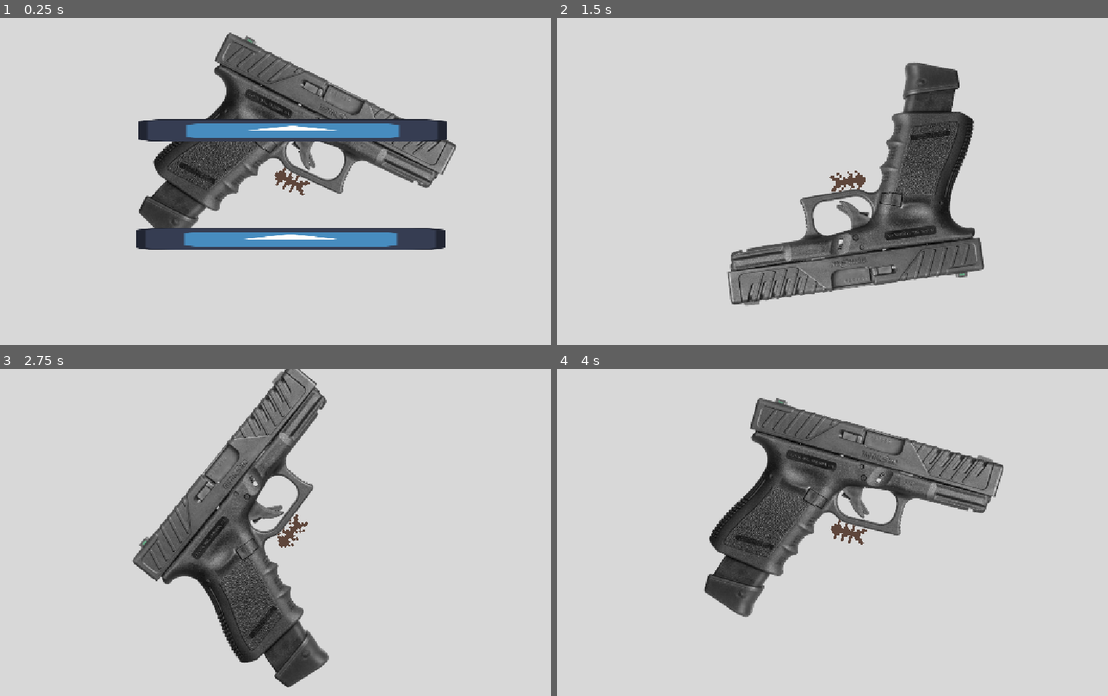
Above: before the commit, frames 1-4 (two rows, left to right).
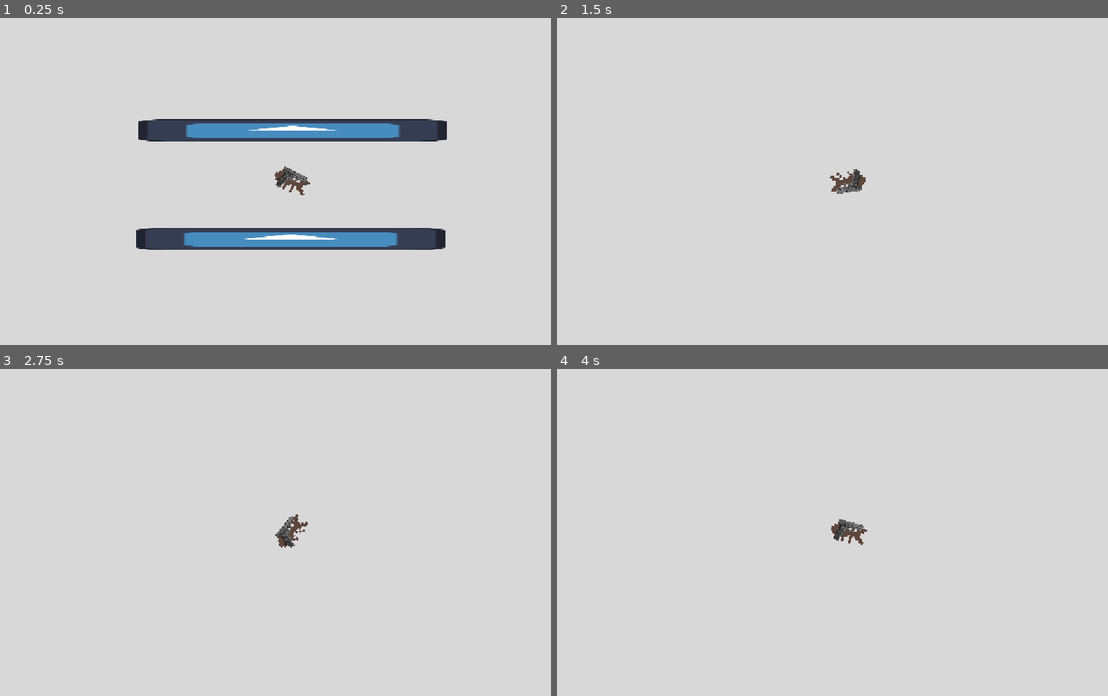
Above: after the commit, the same moments.

Repository: XBotDoesStuff/DTAS-1.5
Game: Godot game, scene res://Levels/testing-floor.tscn
Two runs of this game, one before a commit and one after it. Both use one fixed random seed, a clock stepped at 60 frames per second and the inputs below. The engine's default icon, where the game draws it, is replaced by a stand-in: a white triangle on a blue panel in a dark square.
Inputs (mouse positions are in pixels of both pictures, inside the frame that each line leads up to):
- Up to frame 1 (0.25 s): no input
- Up to frame 2 (1.5 s): tap Enter at 0.5 s; move the mouse to (975, 165) at 0.52 s; hold D (move_right) 0.53-1.28 s; tap Space (dash) at 0.6, 1.35 s; move the mouse to (733, 197) at 1.27 s; hold S (move_down) from 1.28 s (still down)
- Up to frame 3 (2.75 s): tap Space (dash) at 2, 2.1 s; move the mouse to (347, 460) at 2.02 s; release S (move_down) at 2.03 s; hold D (move_right) from 2.03 s (still down)
- Up to frame 4 (4 s): tap Enter at 2.75 s; move the mouse to (821, 597) at 2.77 s; release D (move_right) at 2.78 s; hold W (move_up) 2.78-3.53 s; tap Space (dash) at 2.85, 3.6 s; move the mouse to (1025, 581) at 3.52 s; hold A (move_left) from 3.53 s (still down)

The runs differ from the first frame. In frame 1, 12% of the frame differs, in the area x 25-83%, y 4-65%; in frame 2, 15%, in the area x 30-78%, y 13-88%; in frame 3, 15%; in frame 4, 15%.

Commit message:
Fixed @tool for player weapon

Diff:
--- /dev/null
+++ b/Resources/WeaponStats/AK47.tres
@@ -0,0 +1,7 @@
+[gd_resource type="Resource" script_class="WeaponStats" load_steps=2 format=3 uid="uid://bjdj5rfakv2cs"]
+
+[ext_resource type="Script" uid="uid://4hexwyotsioq" path="res://Scripts/weaponStats.gd" id="1_v7kme"]
+
+[resource]
+script = ExtResource("1_v7kme")
+metadata/_custom_type_script = "uid://4hexwyotsioq"
--- a/Resources/WeaponStats/Glock18.tres
+++ b/Resources/WeaponStats/Glock18.tres
@@ -17,6 +17,7 @@
 [resource]
 script = ExtResource("1_ol4di")
 sprite = SubResource("SpriteFrames_5b51p")
+sprite_scale = Vector2(0.1, 0.1)
 proj_count = 1
 proj_force = 1.0
 proj_range = 1000.0
--- a/Scenes/Player/Player.tscn
+++ b/Scenes/Player/Player.tscn
@@ -58,6 +58,9 @@
 weapon_stats = ExtResource("6_4wape")
 
 [node name="AnimatedSprite2D" type="AnimatedSprite2D" parent="Weapon"]
-sprite_frames = SubResource("SpriteFrames_ude3g")
+scale = Vector2(0.1, 0.1)
+sprite_frames = SubResource("SpriteFrames_t26db")
+
+[node name="Muzzle" type="Marker2D" parent="Weapon"]
 
 [connection signal="timeout" from="DashTimer" to="." method="_on_dash_timer_timeout"]
--- a/Scripts/weapon.gd
+++ b/Scripts/weapon.gd
@@ -1,26 +1,21 @@
 @tool
 extends Node2D
 
-@export var weapon_stats : WeaponStats
+@export var weapon_stats : WeaponStats:
+	set(value):
+		weapon_stats = value
+		call_deferred("update_visuals")
 
 # Called when the node enters the scene tree for the first time.
 func _ready() -> void:
-	load_weapon_stats(weapon_stats)
+	update_visuals()
 
 
 # Called every frame. 'delta' is the elapsed time since the previous frame.
 func _process(delta: float) -> void:
 	pass
 
-
-func load_weapon_stats(stats : WeaponStats):
-	var sprite = stats.sprite
-	var sprite_offset = stats.offset
-
-	var proj_count = stats.proj_count
-	var pierce = stats.pierce
-	var fire_rate = stats.fire_rate
-	var proj_force = stats.proj_force
-	var proj_range = stats.proj_range
-
-	$AnimatedSprite2D.sprite_frames = sprite
+func update_visuals():
+	$AnimatedSprite2D.sprite_frames = weapon_stats.sprite
+	$AnimatedSprite2D.offset = weapon_stats.offset
+	$Muzzle.position = weapon_stats.muzzle_offset
--- a/Scripts/weaponStats.gd
+++ b/Scripts/weaponStats.gd
@@ -2,6 +2,7 @@
 extends Resource
 
 @export var sprite : SpriteFrames
+@export var sprite_scale : Vector2
 @export var offset : Vector2
 @export var muzzle_offset : Vector2
 
Not shown: 1 places in Scenes/Player/Player.tscn that only renumber resources
